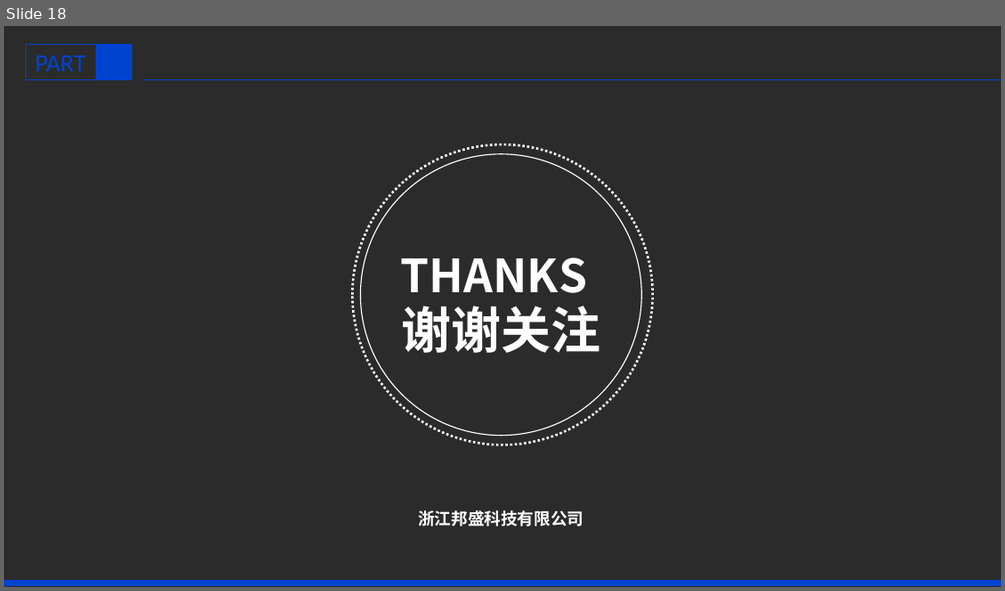
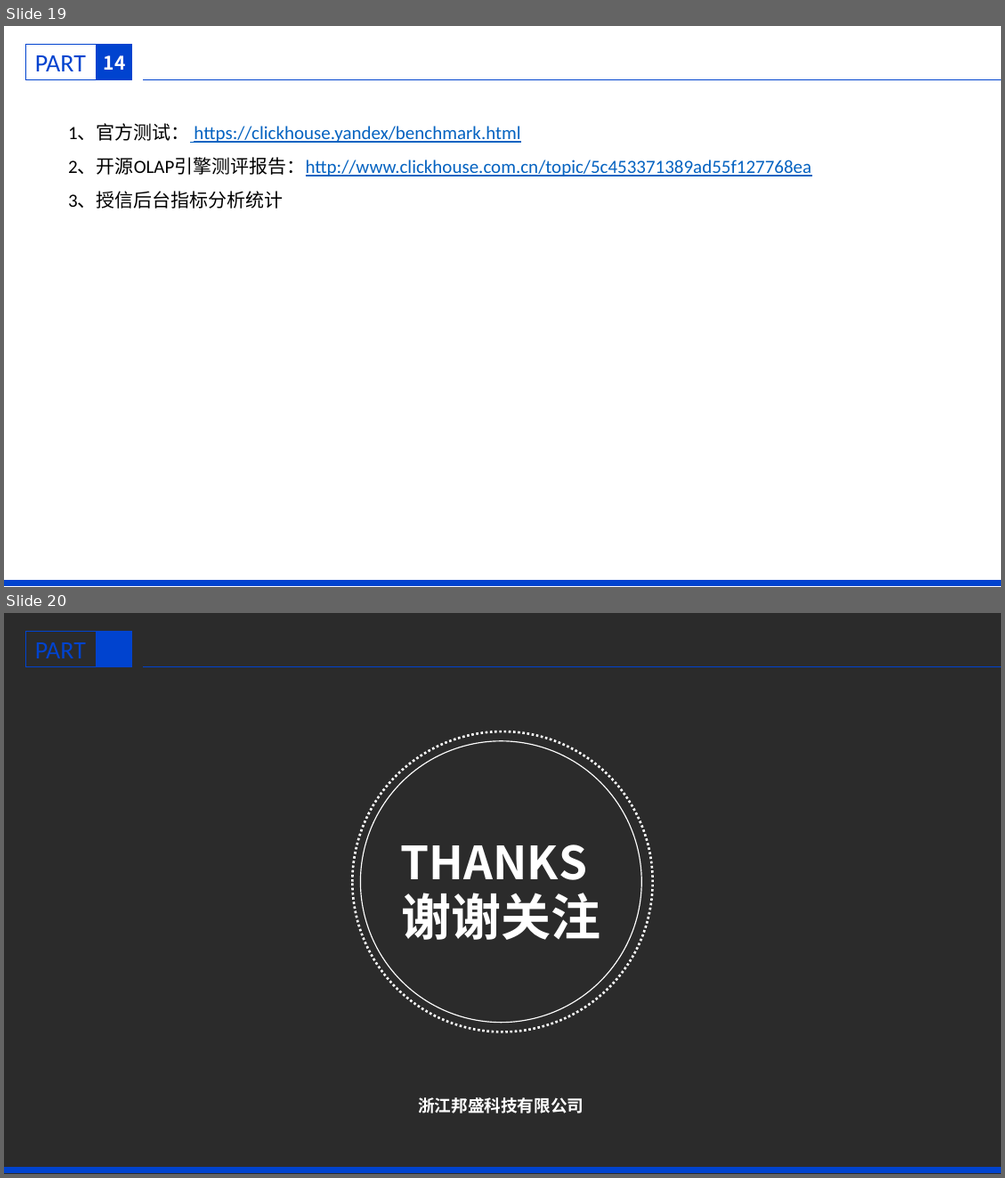
Before and after one commit to ahua8522/clickhouse-demo, a slide deck: src/main/resources/Clickhouse分享.pptx. Shown one above the other, each under a label of ours: slide 18 before the commit, slides 19 and 20 after it. The pictures are 1005x591 and 1005x1178 pixels, drawn with LibreOffice and Linux fonts; fonts in the diff are those of the drawing; background and template pictures are left out; a plain dark background stands for a picture behind light text. Boxes give left, top, right and bottom in pixels: in the first picture for what was removed or moved away, otherwise in the second. Text is boxed around its words. In the diff, an @@ line names an element or a change of style, - is before the commit and + after.

```diff
--- a/src/main/resources/Clickhouse分享.pptx
+++ b/src/main/resources/Clickhouse分享.pptx
@@ slide 19 added at bbox=[4, 26, 1001, 587], background #FFFFFF; not listed: 5 template elements that a slide beside it also shows @@
@@ text added at bbox=[104, 55, 126, 70], 18 pt, text #FFFFFF, bold @@
+14
@@ text added at bbox=[68, 124, 811, 208], 18 pt, text #0563C1, underline @@
+1、官方测试： https://clickhouse.yandex/benchmark.html
+2、开源OLAP引擎测评报告：http://www.clickhouse.com.cn/topic/5c453371389ad55f127768ea
+3、授信后台指标分析统计
@@ what was slide 18 is now slide 20 @@
```
Also in this commit, not shown: 6 slides changed, 1 other slide added, 8 other files.
